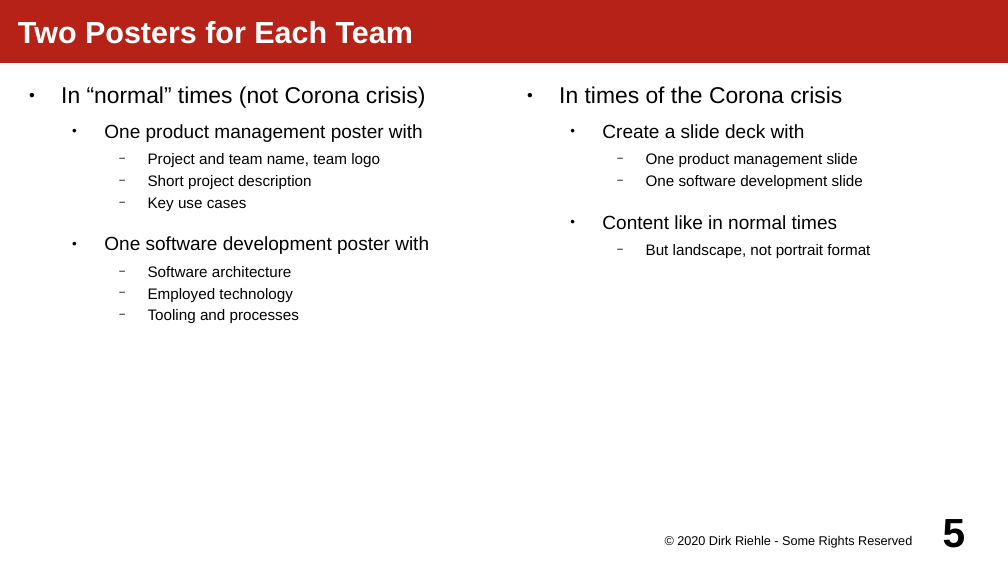
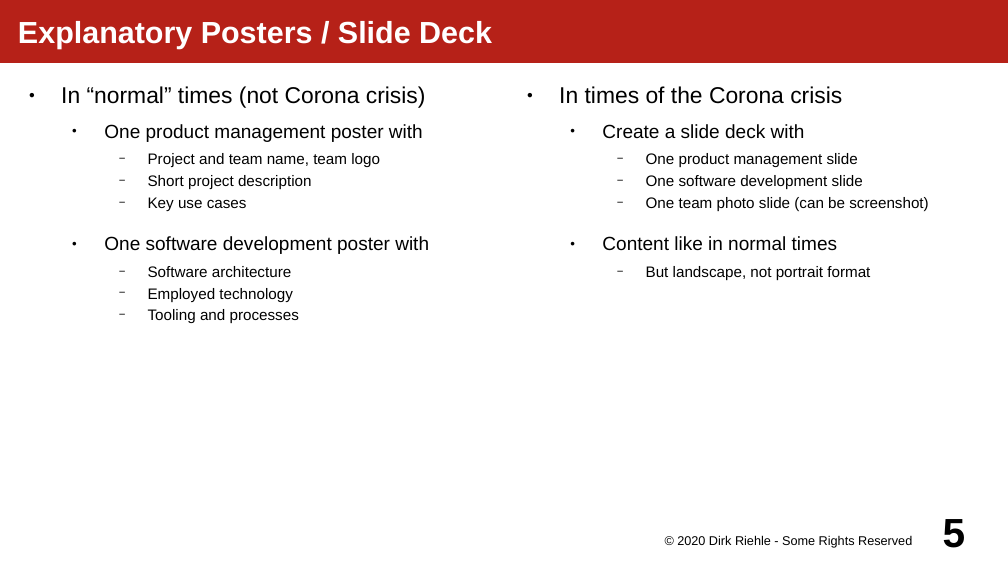
Before and after one commit to dirkriehle/amos-course, a slide deck: slide 5 of Lecture slides/AMOS H01 - Demo Day Preparation.odp. Drawn at 1008x567 pixels with LibreOffice and Linux fonts; fonts in the diff are those of the drawing. Boxes give left, top, right and bottom in pixels: in the first picture for what was removed or moved away, otherwise in the second. Text is boxed around its words. In the diff, an @@ line names an element or a change of style, - is before the commit and + after.

```diff
--- a/Lecture slides/AMOS H01 - Demo Day Preparation.odp
+++ b/Lecture slides/AMOS H01 - Demo Day Preparation.odp
@@ title at box(18, 21, 492, 49): text changed @@
-Two Posters for Each Team
+Explanatory Posters / Slide Deck
@@ text at box(646, 197, 928, 211): paragraph added @@
+    − One team photo slide (can be screenshot)
```
Also in this commit, not shown: 1 other slide changed, 3 other files.
